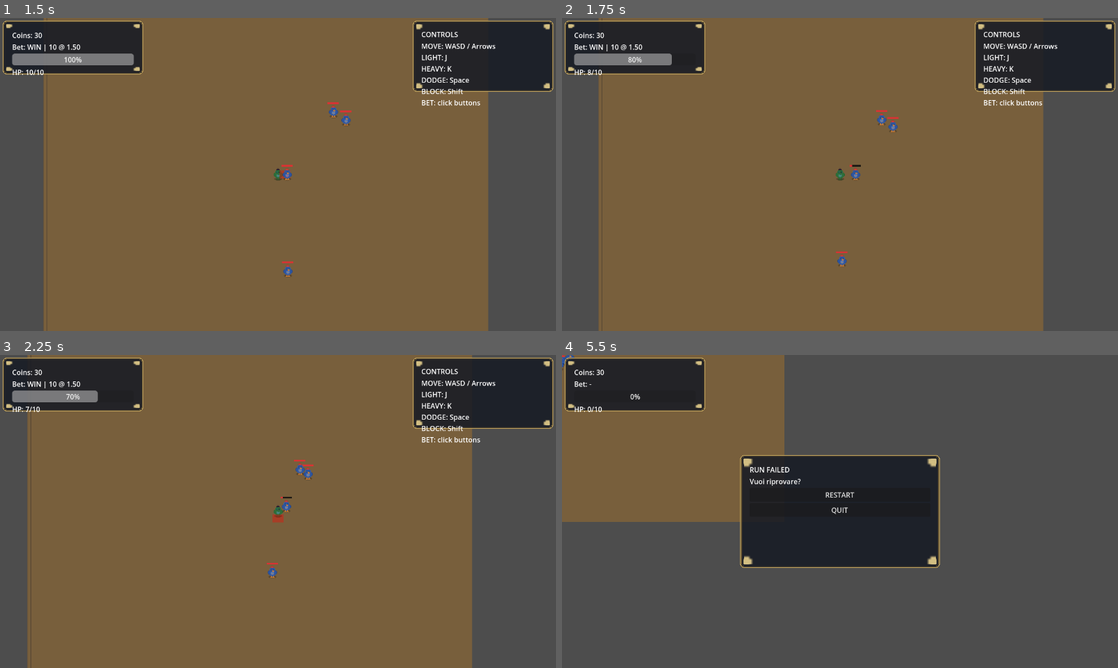
Above: before the commit, frames 1-4 (two rows, left to right).
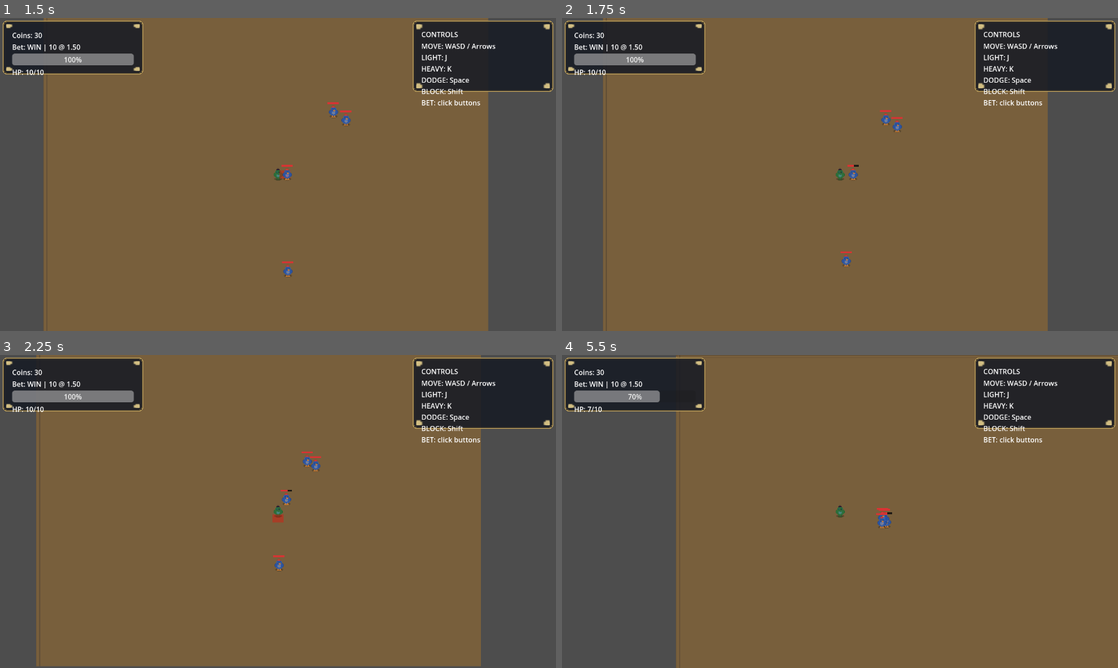
Above: after the commit, the same moments.

Repository: Faratas410/Gallicus-2.0
Game: Godot game, scene res://scenes/Main.tscn
Same seed, same stepped clock (60 frames per second), same inputs: the game is played once before the commit and once after it.
Inputs:
- Up to frame 1 (1.5 s): click "WIN x1.5" at 0.5 s; tap Enter at 1.25 s; hold D (move_right) from 1.28 s (still down); tap K (attack_heavy) at 1.35 s
- Up to frame 2 (1.75 s): keep holding D (move_right)
- Up to frame 3 (2.25 s): release D (move_right) at 2.03 s; hold S (move_down) from 2.03 s (still down); tap J (attack_light) at 2.1 s
- Up to frame 4 (5.5 s): release S (move_down) at 2.78 s; hold D (move_right) 2.78-3.53 s; hold L (block) 2.78-3.53 s; hold W (move_up) 3.53-4.28 s; tap Space (dodge) at 3.6 s; hold A (move_left) from 4.28 s (still down); tap K (attack_heavy) at 4.35 s; tap J (attack_light) at 5.1 s

Frame 1 is identical in both runs. In frame 2, 1.8% of the frame differs, in the area x 4-88%, y 0-100%; in frame 3, 3.6%; in frame 4, 79%, in the area x 0-100%, y 0-100%.

Commit message:
Fix hitbox collision filtering and self-damage

Diff:
--- a/scripts/entities/enemy_basic.gd
+++ b/scripts/entities/enemy_basic.gd
@@ -41,8 +41,10 @@
 	hitbox.monitoring = true
 	hitbox.monitorable = true
 	hitbox.area_entered.connect(_on_hitbox_area_entered)
-	hitbox.collision_layer = 1 << 3
-	hitbox.collision_mask = 1 << 2
+	hitbox.collision_layer = 0
+	hitbox.collision_mask = 1 << (GameConstants.LAYER_PLAYER - 1)
+	hurtbox.collision_layer = 1 << (GameConstants.LAYER_ENEMY - 1)
+	hurtbox.collision_mask = 1 << (GameConstants.LAYER_PLAYER - 1)
 	hitbox_shape.disabled = true
 	if hitbox_shape.shape == null:
 		var s := RectangleShape2D.new()
@@ -153,7 +155,13 @@
 	if area.name != "Hurtbox" and not area.is_in_group("player_hurtbox"):
 		return
 	var target := area.get_parent()
-	if target != null and target.is_in_group("player") and target.has_method("take_damage"):
+	if target == null:
+		return
+	if target == self:
+		return
+	if target.is_in_group("enemy"):
+		return
+	if target.has_method("take_damage"):
 		print("ENEMY HIT player")
 		target.take_damage(1, global_position)
 
--- a/scripts/entities/player.gd
+++ b/scripts/entities/player.gd
@@ -49,8 +49,10 @@
 	print("Player ready. Physics:", is_physics_processing())
 	hurtbox.monitoring = true
 	hurtbox.monitorable = true
-	hurtbox.collision_layer = 1 << 2
-	hurtbox.collision_mask = 0
+	hitbox.collision_layer = 0
+	hitbox.collision_mask = 1 << (GameConstants.LAYER_ENEMY - 1)
+	hurtbox.collision_layer = 1 << (GameConstants.LAYER_PLAYER - 1)
+	hurtbox.collision_mask = 1 << (GameConstants.LAYER_ENEMY - 1)
 	hurtbox.add_to_group("player_hurtbox")
 	if hurtbox_shape.shape == null:
 		var s := RectangleShape2D.new()
@@ -297,6 +299,10 @@
 	var target := area.get_parent()
 	if target == null:
 		return
+	if target == self:
+		return
+	if target.is_in_group("player"):
+		return
 	if target.has_method("take_damage"):
 		target.take_damage(_attack_damage, global_position)
 		hit_confirmed.emit(target)
--- a/scripts/systems/constants.gd
+++ b/scripts/systems/constants.gd
@@ -31,3 +31,6 @@
 
 const RUN_STARTING_COINS := 40
 const ARENA_CLEAR_REWARD := 5
+
+const LAYER_PLAYER := 1
+const LAYER_ENEMY := 2
